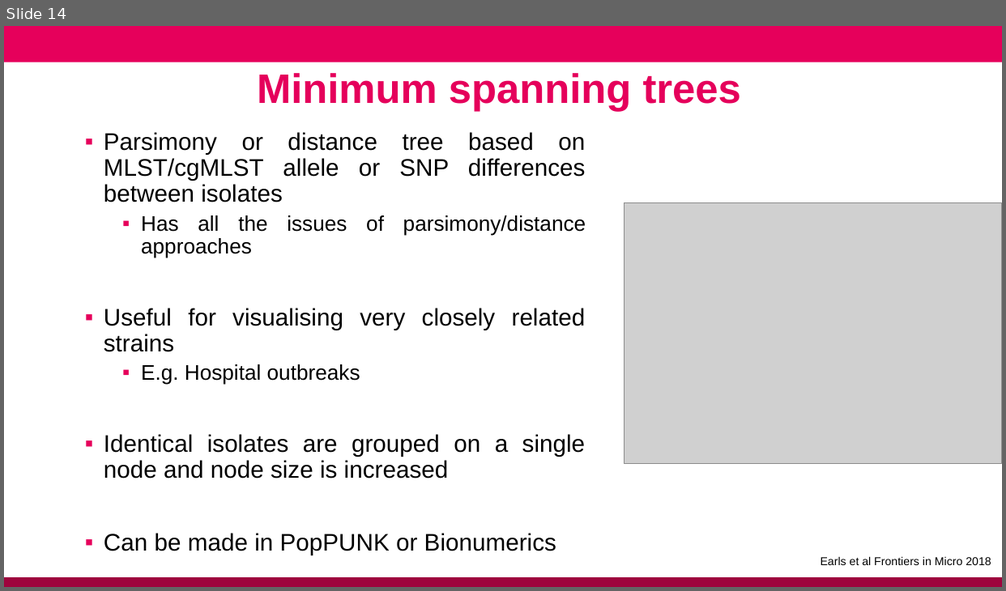
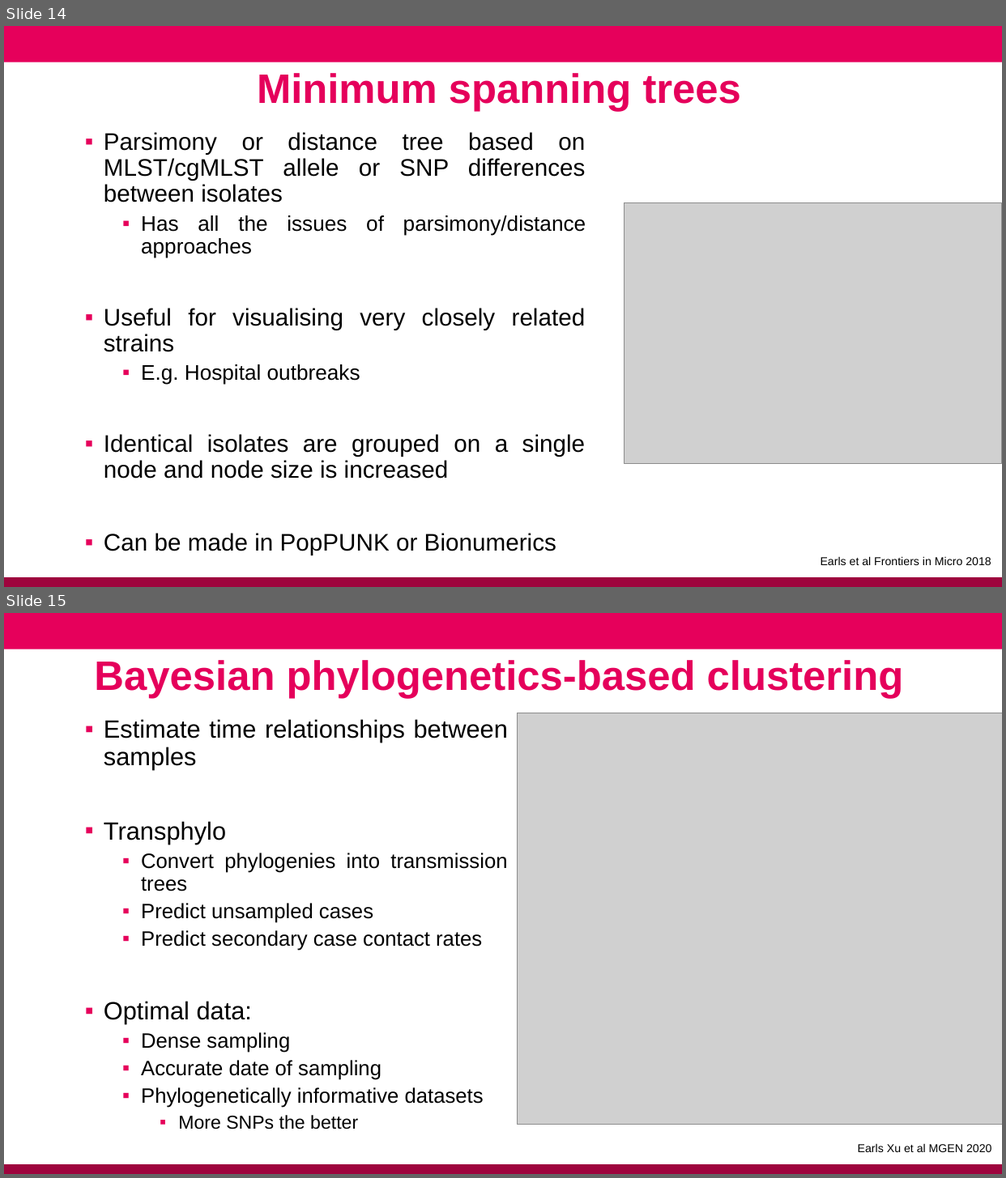
Before and after one commit to conmeehan/conmeehan.github.io, a slide deck: PathogenDataCourse/SlideSets/StrainTypingAndGenEpi.pptx. Shown one above the other, each under a label of ours: slide 14 before the commit, slides 14 and 15 after it. The pictures are 1006x591 and 1006x1178 pixels, drawn with LibreOffice and Linux fonts; fonts in the diff are those of the drawing; grey boxes stand for pictures; background and template pictures are left out. Boxes give left, top, right and bottom in pixels: in the first picture for what was removed or moved away, otherwise in the second. Text is boxed around its words. In the diff, an @@ line names an element or a change of style, - is before the commit and + after.

```diff
--- a/PathogenDataCourse/SlideSets/StrainTypingAndGenEpi.pptx
+++ b/PathogenDataCourse/SlideSets/StrainTypingAndGenEpi.pptx
@@ slide 15 added at bbox=[4, 613, 1002, 1174], background #FFFFFF; not listed: 2 template elements that a slide beside it also shows @@
@@ text added at bbox=[94, 660, 904, 699], 39.6 pt, text #E5005B, bold @@
+Bayesian phylogenetics-based clustering
@@ text added at bbox=[104, 719, 508, 1130], 20 pt, text #000000 @@
+▪ Estimate time relationships between samples
+▪ Transphylo
+  ▪ Convert phylogenies into transmission trees
+  ▪ Predict unsampled cases
+  ▪ Predict secondary case contact rates
+▪ Optimal data:
+  ▪ Dense sampling
+  ▪ Accurate date of sampling
+  ▪ Phylogenetically informative datasets
+    ▪ More SNPs the better
@@ picture added at bbox=[517, 713, 1002, 1125] @@
@@ text added at bbox=[858, 1144, 991, 1152], 11 pt, text #000000 @@
+Earls Xu et al MGEN 2020
```
